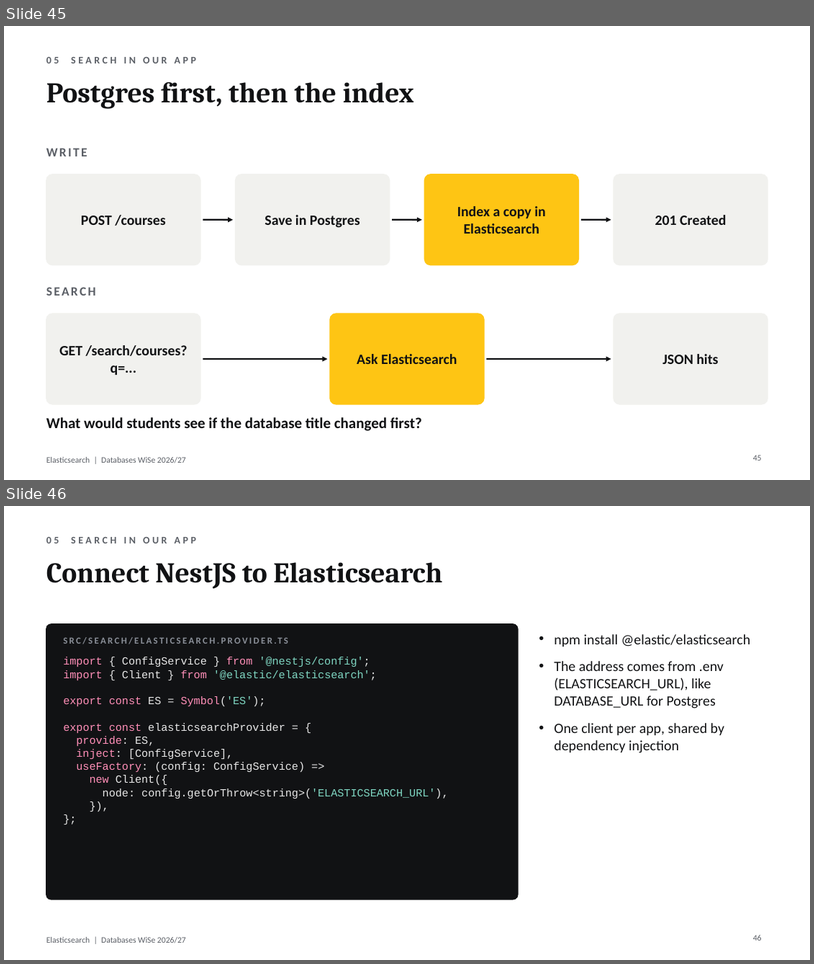
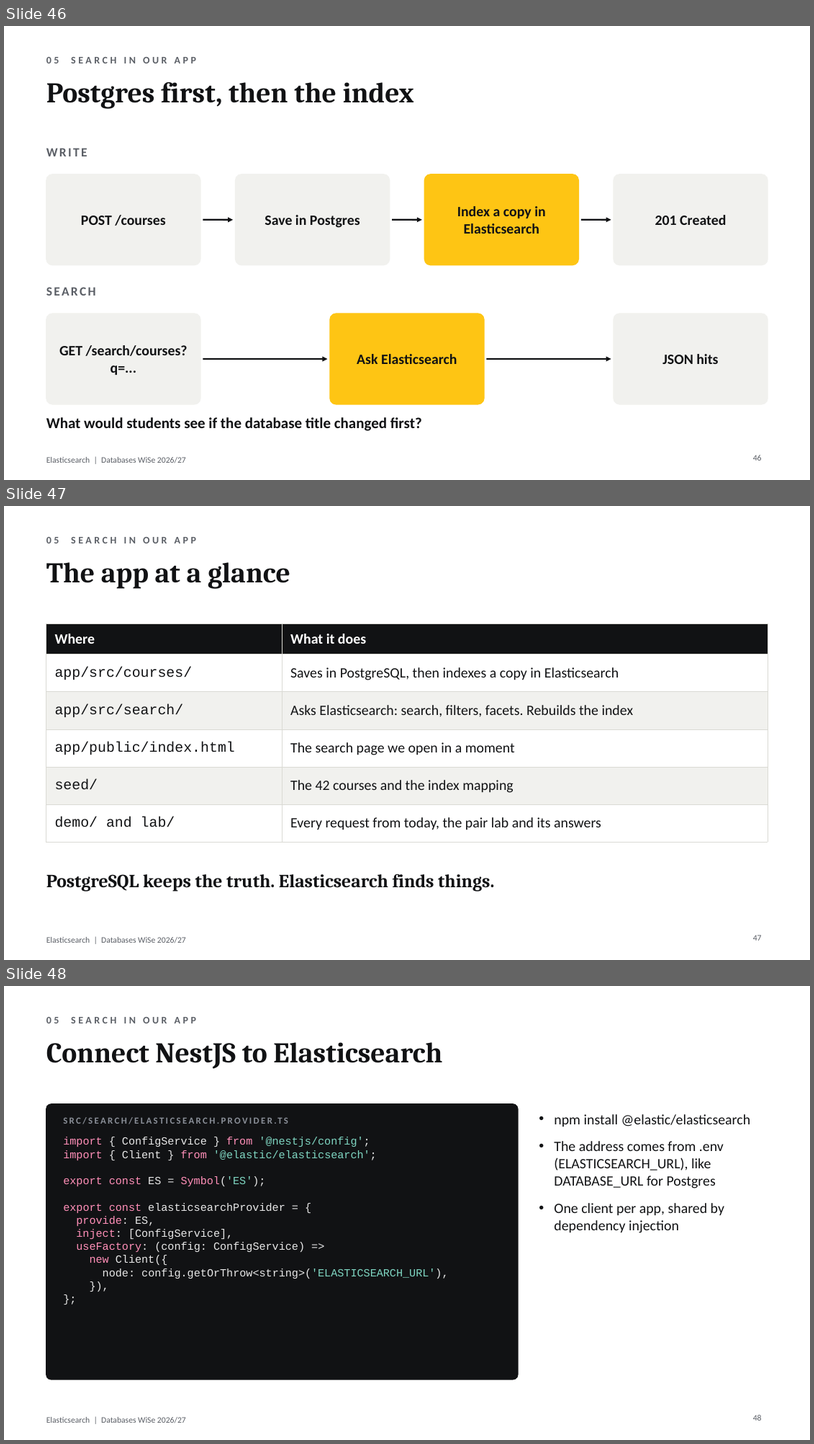
Before and after one commit to rehantariq6000-lab/elasticsearch-seminar, a slide deck: slides/Elasticsearch(RS).pptx. Shown one above the other, each under a label of ours: slides 45 and 46 before the commit, slides 46, 47 and 48 after it. The pictures are 814x964 and 814x1444 pixels, drawn with LibreOffice and Linux fonts; fonts in the diff are those of the drawing. Boxes give left, top, right and bottom in pixels: in the first picture for what was removed or moved away, otherwise in the second. Text is boxed around its words. In the diff, an @@ line names an element or a change of style, - is before the commit and + after.

```diff
--- a/slides/Elasticsearch(RS).pptx
+++ b/slides/Elasticsearch(RS).pptx
@@ slide 47 added at [4,506,810,960], background #FFFFFF; not listed: 1 template element that a slide beside it also shows @@
@@ text added at [46,537,196,543], 12 pt, text #5B5F66, bold @@
+05 SEARCH IN OUR APP
@@ title added at [46,562,291,589], 34 pt, text #111214, bold @@
+The app at a glance
@@ table added at [46,624,768,833], 6 rows, 2 columns @@
+Where | What it does
+app/src/courses/ | Saves in PostgreSQL, then indexes a copy in Elasticsearch
+app/src/search/ | Asks Elasticsearch: search, filters, facets. Rebuilds the index
+app/public/index.html | The search page we open in a moment
+seed/ | The 42 courses and the index mapping
+demo/ and lab/ | Every request from today, the pair lab and its answers
@@ text added at [46,873,494,891], 22 pt, text #111214, bold @@
+PostgreSQL keeps the truth. Elasticsearch finds things.
@@ page number added at [754,934,762,940], 10 pt, text #5B5F66 @@
+47
@@ what was slide 45 is now slide 46 @@
@@ page number at [754,454,762,460]: text changed @@
-45
+46
@@ what was slide 46 is now slide 48 @@
```
Also in this commit, not shown: 6 slides changed, 4 other slides added, 1 slide removed, 1 other file.
